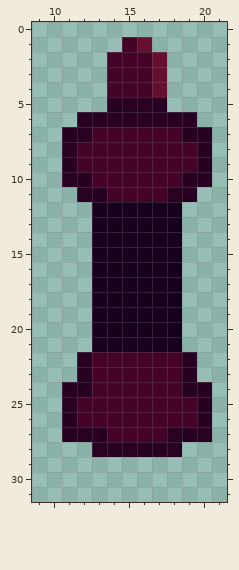
Two versions of one pixel-art sprite, assets/weapons/spike_launcher.png. Above, as it was before the edit.
The file is 32x32 pixels. Shown: x 9..21, y 0..31.
And afterwards:
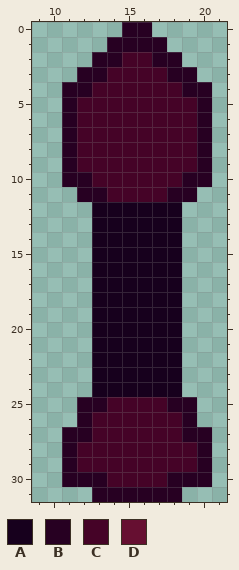
Palette (. is transparent): A #17001d  B #270022  C #450327  D #660f31
Diff:
Colour C becomes colour A in rows 22 to 24 at x 13 to 18.
The author put colour B in row 0 at x 15 to 16; in row 1 at x 14 and 17; in row 2 at x 13 and 18; in row 3 at x 12 to 13 and 18 to 19; in row 4 at x 11 to 12 and 19 to 20; in rows 5 to 6 at x 11 and 20.
The author put colour B in rows 28 to 29 at x 11 and 20; in row 30 at x 11 to 13 and 18 to 20; in row 31 at x 13 to 18.
Colour C becomes colour B in row 1 at x 15; in row 2 at x 14; in row 25 at x 12 to 13 and 18 to 19; in row 26 at x 12 and 19.
Colour D becomes colour B in row 1 at x 16; in row 2 at x 17.
The author put colour C in row 4 at x 13 and 18; in row 5 at x 12 to 13 and 18 to 19; in row 28 at x 12 and 19; in row 29 at x 12 to 19; in row 30 at x 14 to 17.
Colour B becomes colour C in row 5 at x 14 to 17; in row 6 at x 12 to 19; in row 7 at x 12 and 19; in row 27 at x 13 and 18; in row 28 at x 13 to 18.
Colour D becomes colour C in rows 3 to 4 at x 17.
The author cleared colour B in rows 22 to 23 at x 12 and 19; in row 24 at x 11 to 12 and 19 to 20; in rows 25 to 26 at x 11 and 20.
Pixel boxes of the changes (left, top, right, bottom) in both pictures:
changed: (62, 22, 212, 142)
changed: (62, 352, 212, 502)
